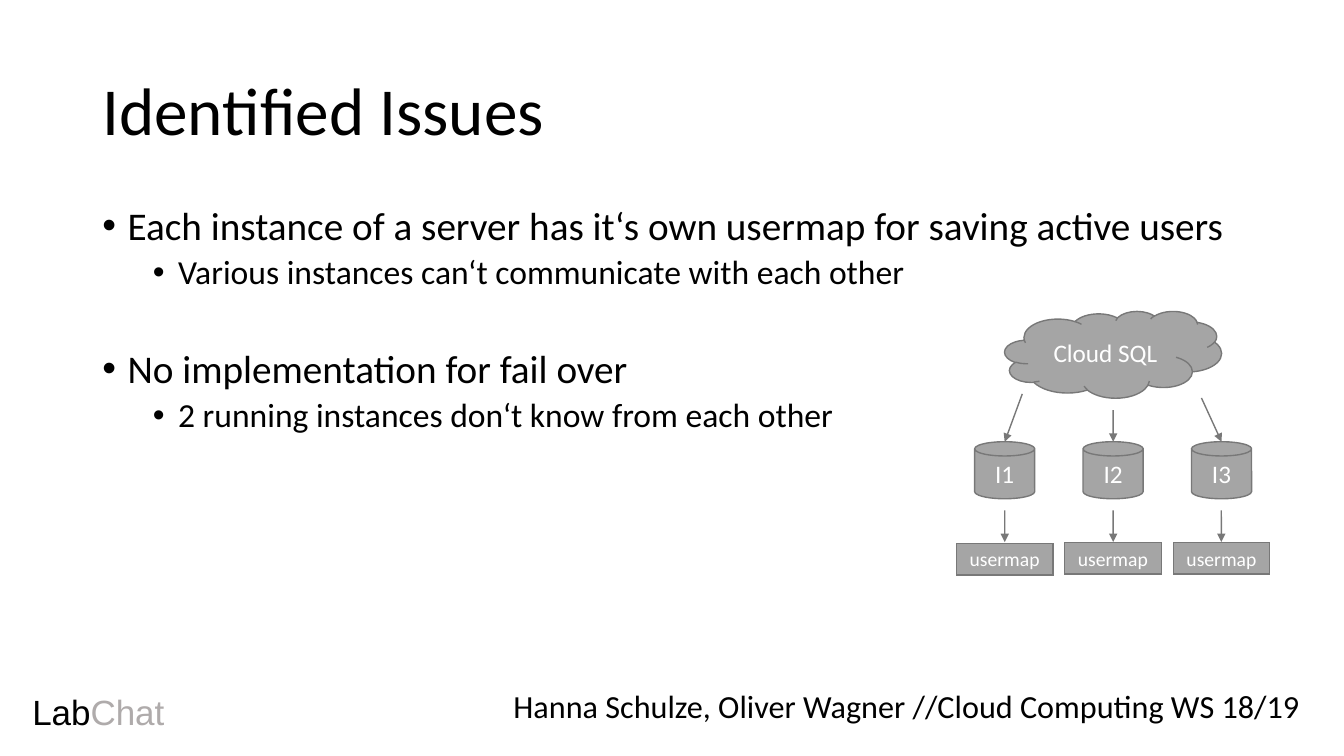
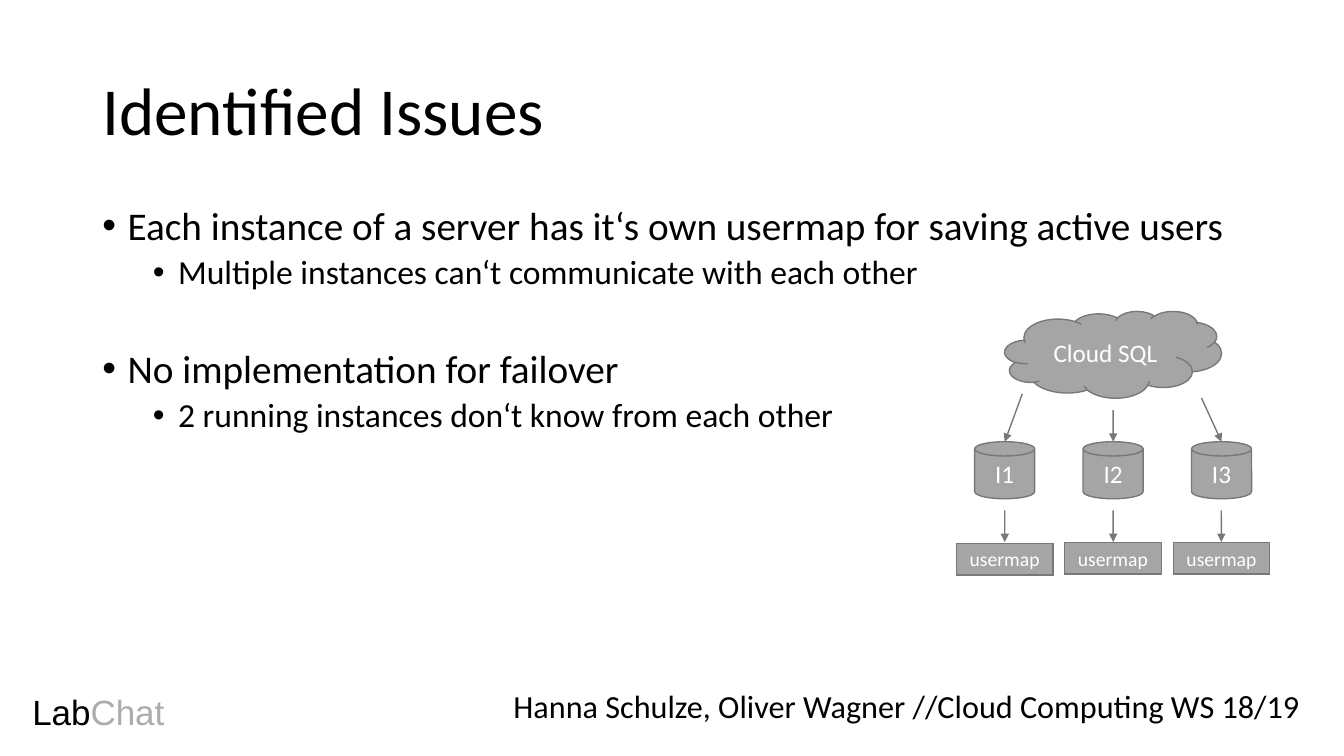
Before and after one commit to oliverwagner1989/CloudComputing_WS1718, a slide deck: slide 3 of Presentation LabChat - Exc 4.odp. Drawn at 1344x756 pixels with LibreOffice and Linux fonts; fonts in the diff are those of the drawing. Boxes give left, top, right and bottom in pixels: in the first picture for what was removed or moved away, otherwise in the second. Text is boxed around its words. In the diff, an @@ line names an element or a change of style, - is before the commit and + after.

```diff
--- a/Presentation LabChat - Exc 4.odp
+++ b/Presentation LabChat - Exc 4.odp
@@ text at (x1=128, y1=260, x2=918, y2=390): text changed @@
-  • Various instances can‘t communicate with each other
-• No implementation for fail over
+  • Multiple instances can‘t communicate with each other
+• No implementation for failover
```
Also in this commit, not shown: 3 other slides changed, 2 slides added, 1 other file.
